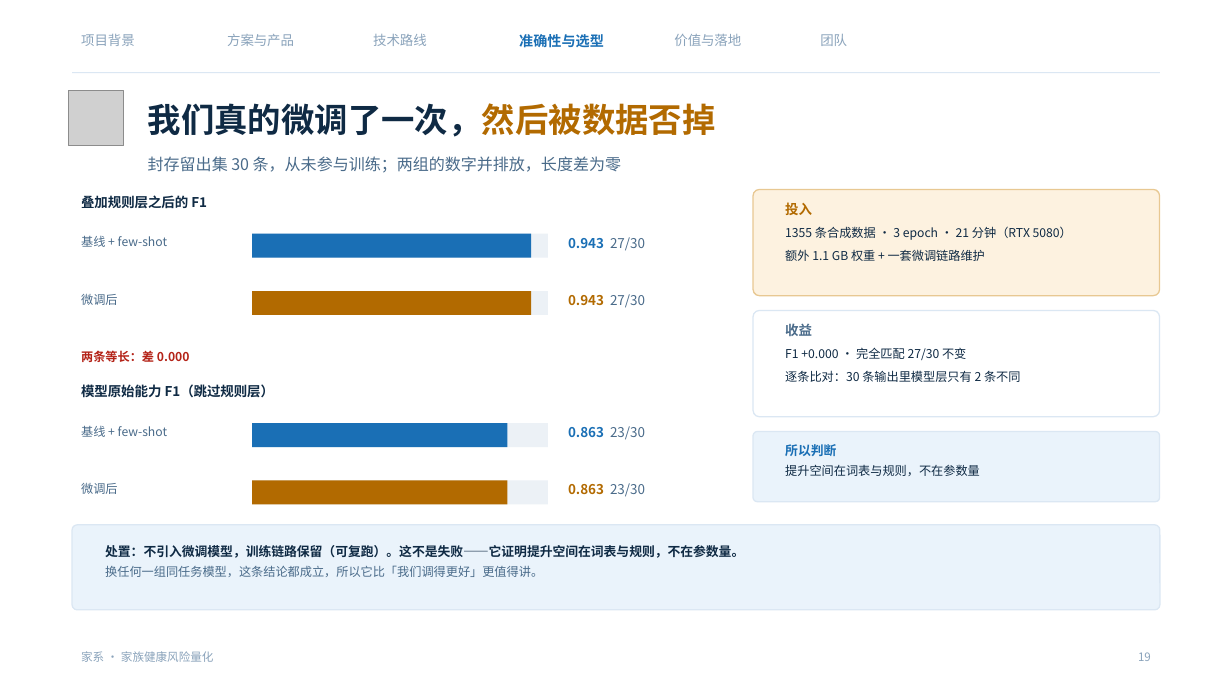
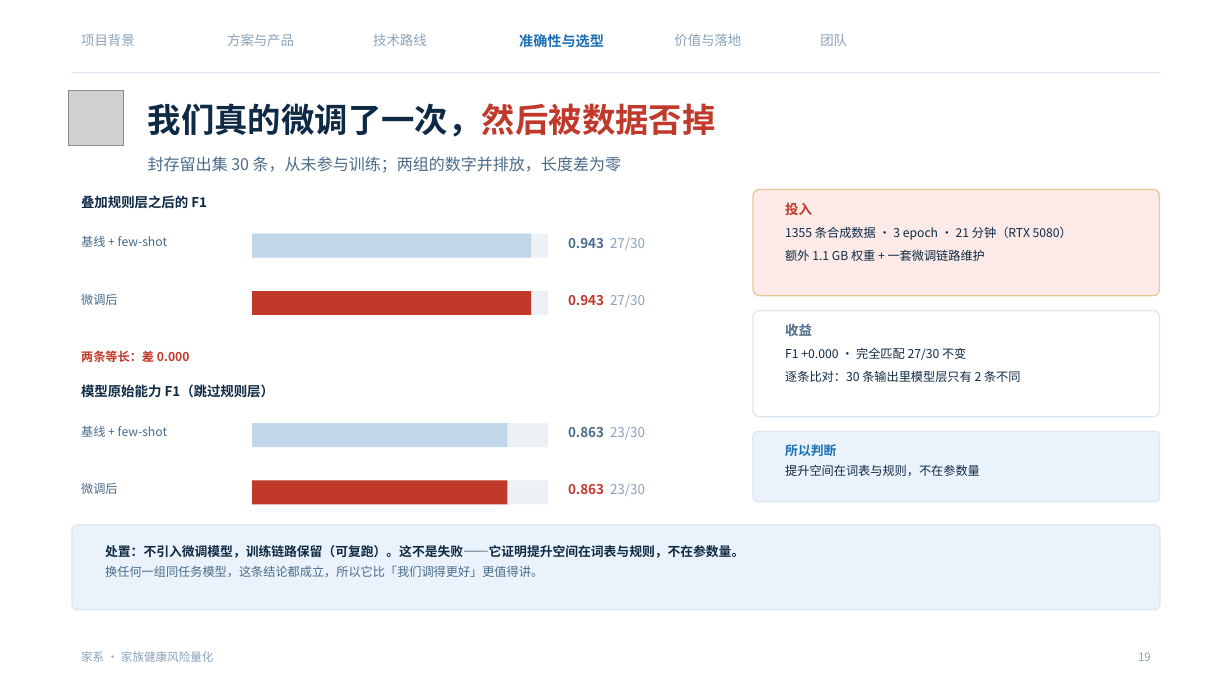
Before and after one commit to NimuStudio/jiaxi, a slide deck: slide 19 of deliverables/家系-答辩-v2.pptx. Drawn at 1232x693 pixels with LibreOffice and Linux fonts; fonts in the diff are those of the drawing; grey boxes stand for pictures; background and template pictures are left out. Boxes give left, top, right and bottom in pixels: in the first picture for what was removed or moved away, otherwise in the second. Text is boxed around its words. In the diff, an @@ line names an element or a change of style, - is before the commit and + after.

Commit message:
docs(deck): 统一「重点用红」的标注系统（评委一眼扫得到亮点）
出发点：评委翻到第 100 个作品时，能看的只有红色。所以颜色只承担一件事——分层注意力：
  红 #C0392B  = 这页最重要的数字 / 结论 / 我们的成绩
  灰 #8AA3BB  = 非重点（对照组、次要说明、被压下去的数据）
  蓝 #1A6FB5  = 结构（图标、导航、术语）
  墨青 #0F7C8C = 仅留给「可回收」这一个产品概念

## 具体改动
- AMBER 让位给 RED：标题强调色由琥珀改为红，翻页时红字成列（17 页已标关键词）
- DANGER 与 RED 合流，避免出现两个相近的红
- P17 对照页：对照组（40%、✗、比例条）全部压成灰；我们这一侧（96%、✓、条形、卡片底）改红——
  左右两半直接分红灰两个阵营，不用读数字也知道谁赢
- P19 微调页：基线条形改浅蓝、微调条形改红，两条等长一眼看出「没变化」
- P21 差异化页：「家系 6 项」条形与数字改红，其余四类灰蓝
- P22 落地页：1.7 秒 / 0.11 秒 / 1.8 GB / <1 毫秒 全部改红
- P12 三引擎：「输出」行的关键值改红加粗，适用/分档线保持常规字色
- P15 准确性：F1 1.000 改红；封面指标行同样把 F1 1.000 标红（深底用浅红 #FF9E91）

顺带去掉封面标题下一条 0.05 英寸装饰短条（与之前「不要色条」的要求一致）。

```diff
--- a/deliverables/家系-答辩-v2.pptx
+++ b/deliverables/家系-答辩-v2.pptx
@@ text "我们真的微调了一次，然后被数据否掉" at <box>148,103,716,137</box>: text colour #B26A00 to #C0392B in "我们真的微调了一次，然后被数据否掉" @@
@@ rounded rectangle at <box>753,189,1160,296</box>: fill #FDF2E0 to #FBEAE7 @@
@@ text at <box>785,202,812,215</box>: text colour #B26A00 to #C0392B in "投入" @@
@@ rectangle at <box>252,234,531,258</box>: fill #1A6FB5 to #C2D6E9 @@
@@ text "0.943 27/30" at <box>568,237,645,251</box>: text colour #1A6FB5 to #4A6B8A in "0.943"; text colour #4A6B8A to #8AA3BB in "27/30" @@
@@ rectangle at <box>252,291,531,315</box>: fill #B26A00 to #C0392B @@
@@ text "0.943 27/30" at <box>568,294,645,308</box>: text colour #B26A00 to #C0392B in "0.943"; text colour #4A6B8A to #8AA3BB in "27/30" @@
@@ text "两条等长：差 0.000" at <box>81,350,190,362</box>: text colour #B42318 to #C0392B @@
@@ rectangle at <box>252,423,507,447</box>: fill #1A6FB5 to #C2D6E9 @@
@@ text "0.863 23/30" at <box>568,426,645,440</box>: text colour #1A6FB5 to #4A6B8A in "0.863"; text colour #4A6B8A to #8AA3BB in "23/30" @@
@@ text "0.863 23/30" at <box>568,483,645,497</box>: text colour #B26A00 to #C0392B in "0.863"; text colour #4A6B8A to #8AA3BB in "23/30" @@
@@ rectangle at <box>252,481,507,505</box>: fill #B26A00 to #C0392B @@
```
Also in this commit, not shown: 18 other slides changed, 1 other file.
